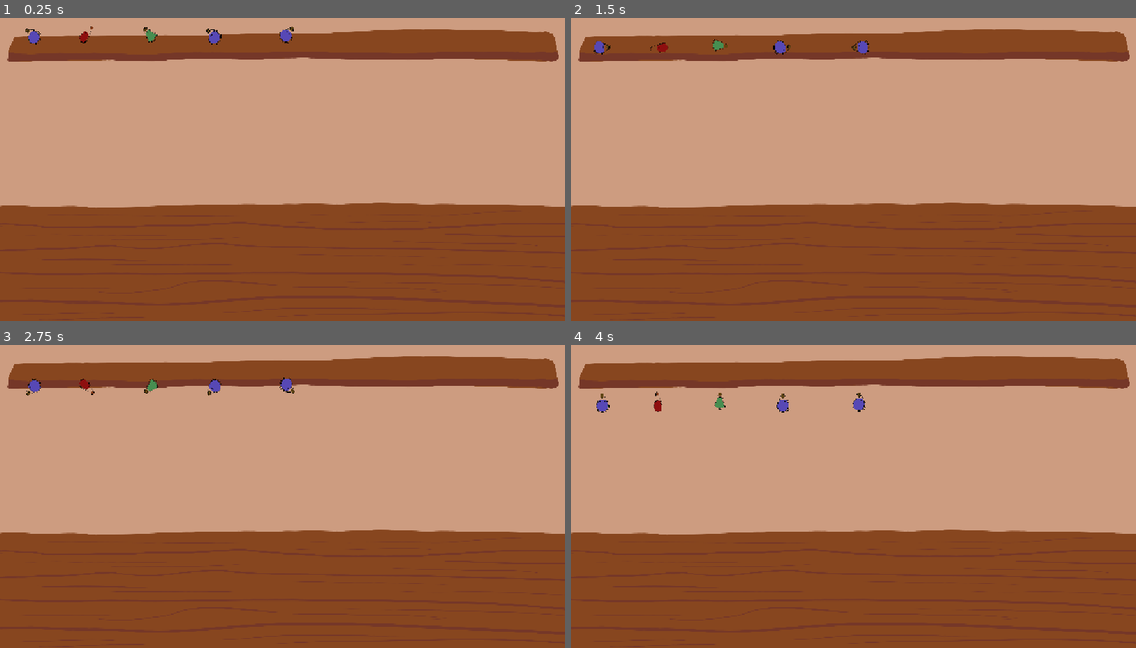
Above: before the commit, frames 1-4 (two rows, left to right).
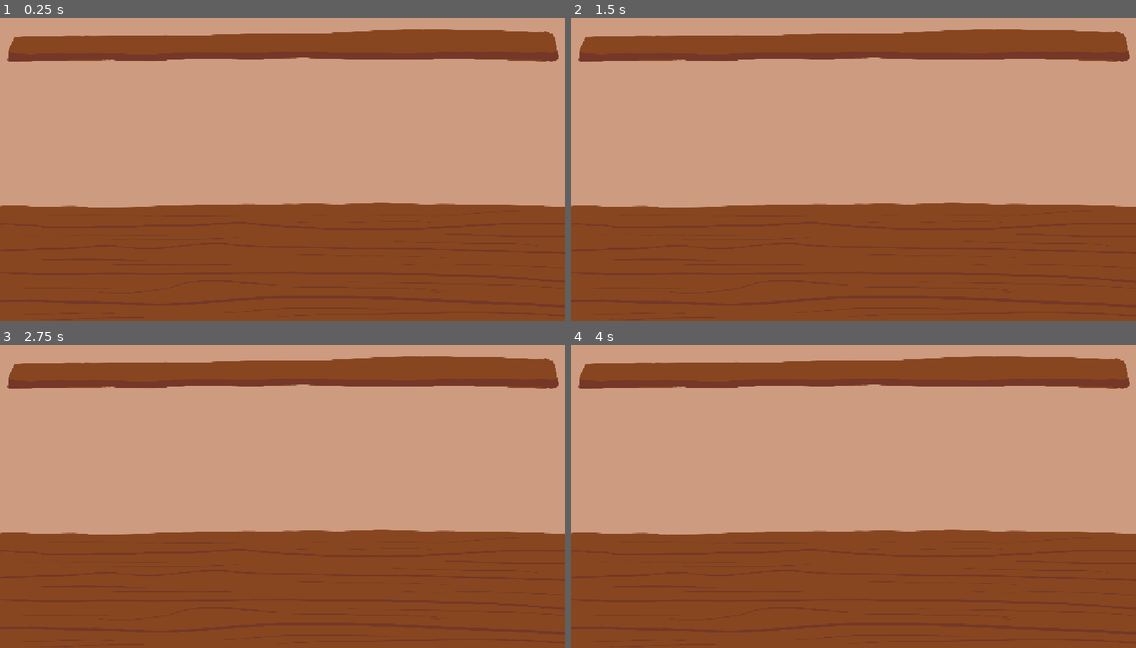
Above: after the commit, the same moments.

Repository: ecleaver/GoDot-GameCourse
Game: Godot game, scene res://Scenes/Game/Game.tscn
Two runs of this game, one before a commit and one after it. Both use one fixed random seed, a clock stepped at 60 frames per second and the inputs below.
Inputs:
- Up to frame 1 (0.25 s): no input
- Up to frame 2 (1.5 s): no input
- Up to frame 3 (2.75 s): no input
- Up to frame 4 (4 s): no input

The runs differ from the first frame. In frame 1, 0.4% of the frame differs, in the area x 4-52%, y 2-9%; in frame 2, 0.4%; in frame 3, 0.4%, in the area x 4-53%, y 10-17%; in frame 4, 0.4%.

Commit message:
Preload and remove from seene
Added preload and set the resource to be removed from scene

Diff:
--- a/Droper-Game/Scenes/Bottle/Bottle.gd
+++ /dev/null
@@ -1,11 +0,0 @@
-extends Area2D
-
-
-# Called when the node enters the scene tree for the first time.
-func _ready() -> void:
-	pass # Replace with function body.
-
-
-# Called every frame. 'delta' is the elapsed time since the previous frame.
-func _process(delta: float) -> void:
-	pass
--- a/Droper-Game/Scenes/Bottle/Bottle.tscn
+++ b/Droper-Game/Scenes/Bottle/Bottle.tscn
@@ -1,17 +1,17 @@
 [gd_scene format=3 uid="uid://dxywco7xxb2cr"]
 
-[ext_resource type="Script" uid="uid://cmbmobnj34mvv" path="res://Scenes/Bottle/Bottle.gd" id="1_bn7jo"]
+[ext_resource type="Script" uid="uid://cmbmobnj34mvv" path="res://Scripts/Bottle.gd" id="1_bn7jo"]
 [ext_resource type="Texture2D" uid="uid://6287q07uipsj" path="res://Assets/Bottles/Bottle 1.png" id="1_fv2e0"]
 [ext_resource type="Script" uid="uid://c2sikruv78qu7" path="res://Scripts/Bottles.gd" id="2_81p8w"]
 
 [sub_resource type="RectangleShape2D" id="RectangleShape2D_bn7jo"]
-size = Vector2(28.57143, 42.857143)
+size = Vector2(42.799995, 42.857143)
 
 [node name="Bottle" type="Area2D" unique_id=2134920280]
 script = ExtResource("1_bn7jo")
 
 [node name="CollisionShape2D" type="CollisionShape2D" parent="." unique_id=1561290021]
-position = Vector2(0, 0.50000006)
+position = Vector2(-1, 0.50000006)
 scale = Vector2(5, 5)
 shape = SubResource("RectangleShape2D_bn7jo")
 
--- a/Droper-Game/Scenes/Game/Game.tscn
+++ b/Droper-Game/Scenes/Game/Game.tscn
@@ -2,7 +2,6 @@
 
 [ext_resource type="Texture2D" uid="uid://han51riedyr5" path="res://Assets/Background.png" id="1_rdw05"]
 [ext_resource type="Script" uid="uid://s5ckun220l7o" path="res://Scripts/Game.gd" id="1_xbxml"]
-[ext_resource type="PackedScene" uid="uid://dxywco7xxb2cr" path="res://Scenes/Bottle/Bottle.tscn" id="3_ln2h6"]
 
 [node name="Game" type="Node2D" unique_id=1010602869]
 script = ExtResource("1_xbxml")
@@ -11,23 +10,3 @@
 position = Vector2(575.50006, 325.25003)
 scale = Vector2(0.29973957, 0.30069444)
 texture = ExtResource("1_rdw05")
-
-[node name="Bottle" parent="." unique_id=2134920280 instance=ExtResource("3_ln2h6")]
-position = Vector2(65, 57)
-scale = Vector2(0.2, 0.22)
-
-[node name="Bottle2" parent="." unique_id=690729868 instance=ExtResource("3_ln2h6")]
-position = Vector2(178, 56)
-scale = Vector2(0.2, 0.22)
-
-[node name="Bottle3" parent="." unique_id=779637563 instance=ExtResource("3_ln2h6")]
-position = Vector2(305, 54)
-scale = Vector2(0.2, 0.22)
-
-[node name="Bottle4" parent="." unique_id=1419454327 instance=ExtResource("3_ln2h6")]
-position = Vector2(433, 56.999996)
-scale = Vector2(0.2, 0.22)
-
-[node name="Bottle5" parent="." unique_id=1460357767 instance=ExtResource("3_ln2h6")]
-position = Vector2(588, 55)
-scale = Vector2(0.2, 0.22)
--- /dev/null
+++ b/Droper-Game/Scripts/Bottle.gd
@@ -0,0 +1,28 @@
+class_name Bottle
+extends Area2D
+@onready var bottles: Bottles = %Bottles
+
+signal game_over
+
+# Called when the node enters the scene tree for the first time.
+func _ready() -> void:
+	pass # Replace with function body.
+
+
+# Called every frame. 'delta' is the elapsed time since the previous frame.
+func _process(delta: float) -> void:
+	pass
+
+func check_game_over() -> void:
+
+	if get_viewport_rect().end.y < bottles.global_position.y:
+		print("test viewport")
+		game_over.emit()
+		queue_free()
+	pass
+
+
+
+func _physics_process(delta: float) -> void:
+	position.y += 100 * delta
+	check_game_over()
--- a/Droper-Game/Scripts/Bottles.gd
+++ b/Droper-Game/Scripts/Bottles.gd
@@ -1,7 +1,7 @@
 class_name Bottles
 extends Sprite2D
 
-const _SPEED : int = 50
+const _SPEED : int = 80
 const ROTATION_SPEED : int = 45
 var _set_direction : bool = false
 var _rotate_direction  = 1
@@ -32,5 +32,4 @@
 
 func _physics_process(delta: float) -> void:
 	rotate(PI * delta * _rotate_direction)
-	position.y += 100 * delta
 	pass
--- a/Droper-Game/Scripts/Game.gd
+++ b/Droper-Game/Scripts/Game.gd
@@ -1,8 +1,13 @@
 extends Node2D
-@onready var bottles : Bottles = Bottles.new()
-var current_delta
-
+const BOTTLE = preload("uid://dxywco7xxb2cr")
 
 func _physics_process(delta: float) -> void:
 
 	pass
+
+func _ready() -> void:
+	pass
+
+
+func _on_bottle_game_over() ->void:
+	print("game over")
Renamed: Droper-Game/Scenes/Bottle/Bottle.gd.uid -> Droper-Game/Scripts/Bottle.gd.uid
